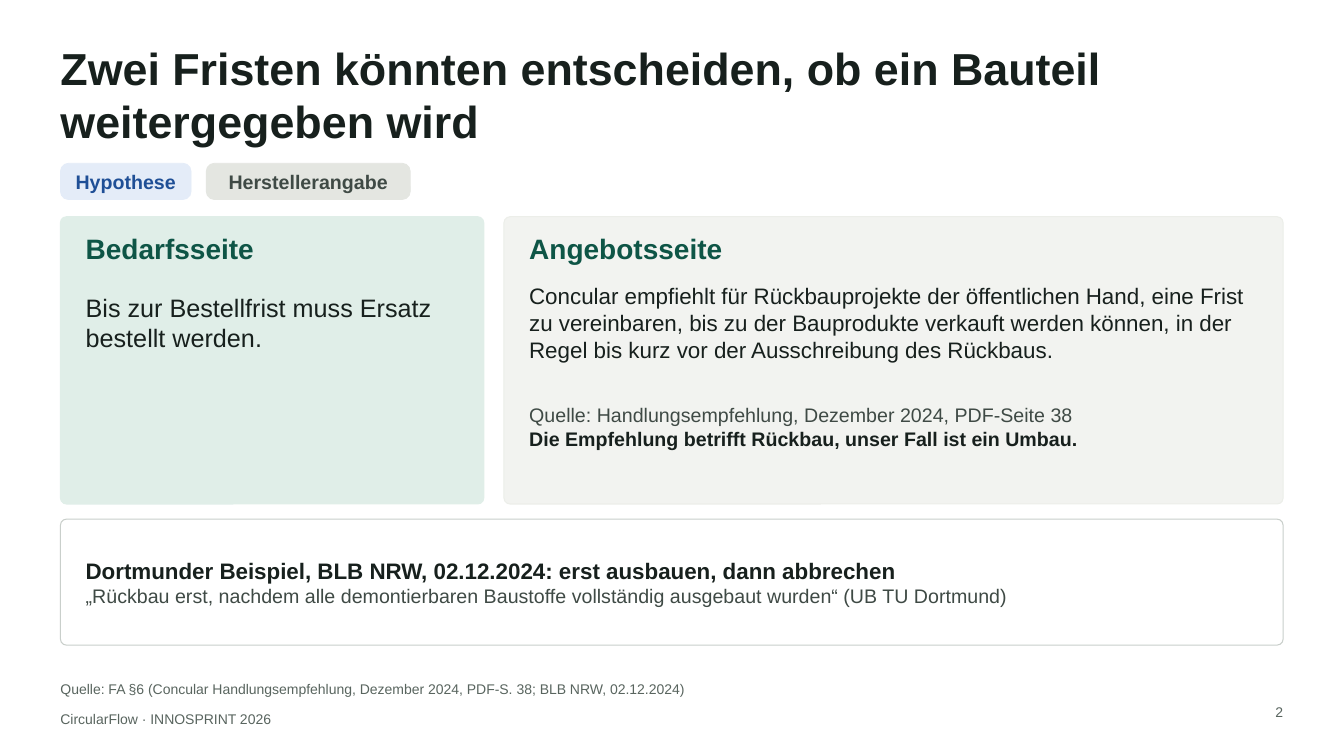
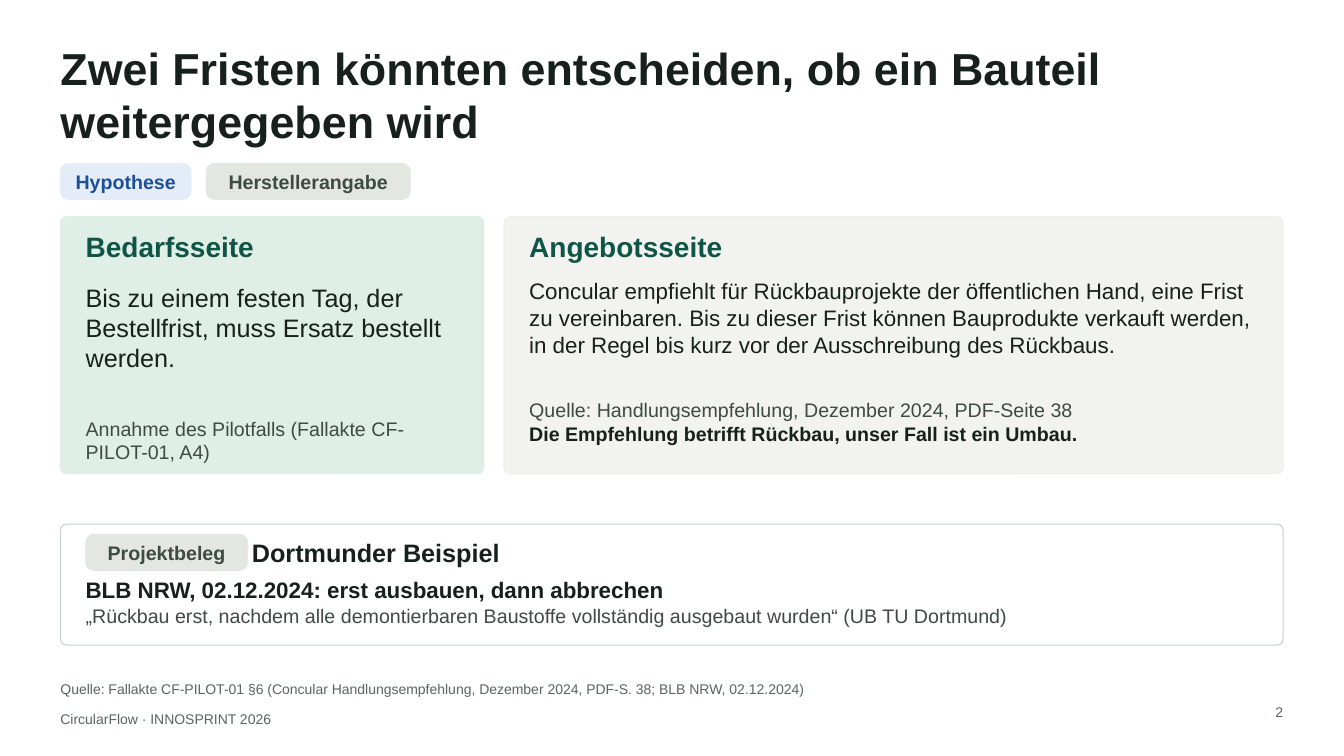
Before and after one commit to sammo3332/CircularFlow, a slide deck: slide 2 of pitch/innosprint-2026/ausgabe/weitere-fassungen/CircularFlow_INNOSPRINT2026_Fassung-C_Praxistest-Dortmund.pptx. Drawn at 1344x756 pixels with LibreOffice and Linux fonts; fonts in the diff are those of the drawing. Boxes give left, top, right and bottom in pixels: in the first picture for what was removed or moved away, otherwise in the second. Text is boxed around its words. In the diff, an @@ line names an element or a change of style, - is before the commit and + after.

```diff
--- a/pitch/innosprint-2026/ausgabe/weitere-fassungen/CircularFlow_INNOSPRINT2026_Fassung-C_Praxistest-Dortmund.pptx
+++ b/pitch/innosprint-2026/ausgabe/weitere-fassungen/CircularFlow_INNOSPRINT2026_Fassung-C_Praxistest-Dortmund.pptx
@@ rounded rectangle: place and size @@
-rounded rectangle at bbox=[60, 217, 484, 504]
+rounded rectangle at bbox=[60, 217, 484, 474]
@@ proportions changed in 3 elements at bbox=[60, 217, 484, 474], bbox=[60, 524, 1284, 645], bbox=[504, 217, 1284, 474] @@
@@ rounded rectangle: place and size @@
-rounded rectangle at bbox=[504, 217, 1284, 504]
+rounded rectangle at bbox=[504, 217, 1284, 474]
@@ text at bbox=[86, 288, 441, 368]: text changed @@
-Bis zur Bestellfrist muss Ersatz bestellt werden.
+Bis zu einem festen Tag, der Bestellfrist, muss Ersatz bestellt werden.
@@ text at bbox=[529, 282, 1250, 358]: text changed @@
-Concular empfiehlt für Rückbauprojekte der öffentlichen Hand, eine Frist zu vereinbaren, bis zu der Bauprodukte verkauft werden können, in der Regel bis kurz vor der Ausschreibung des Rückbaus.
+Concular empfiehlt für Rückbauprojekte der öffentlichen Hand, eine Frist zu vereinbaren. Bis zu dieser Frist können Bauprodukte verkauft werden, in der Regel bis kurz vor der Ausschreibung des Rückbaus.
@@ text "Quelle: Handlungsempfehlung, Dezember 2024, PDF-Seite ...": place and size @@
-text "Quelle: Handlungsempfehlung, Dezember 2024, PDF-Seite ..." at bbox=[529, 408, 1077, 450]
+text "Quelle: Handlungsempfehlung, Dezember 2024, PDF-Seite ..." at bbox=[529, 403, 1077, 445]
@@ text added at bbox=[86, 422, 404, 463], 14 pt, text #3F4A45 @@
+Annahme des Pilotfalls (Fallakte CF-PILOT-01, A4)
@@ rounded rectangle: place and size @@
-rounded rectangle at bbox=[60, 519, 1284, 645]
+rounded rectangle at bbox=[60, 524, 1284, 645]
@@ rounded rectangle added at bbox=[86, 534, 248, 571], fill #E4E6E1, outline #E4E6E1 0.5 pt, 14 pt, text #3F4A45, bold @@
+Projektbeleg
@@ text added at bbox=[252, 543, 500, 568], 18 pt, text #17201D, bold @@
+Dortmunder Beispiel
@@ text at bbox=[86, 581, 663, 602]: text changed @@
-Dortmunder Beispiel, BLB NRW, 02.12.2024: erst ausbauen, dann abbrechen
+BLB NRW, 02.12.2024: erst ausbauen, dann abbrechen
@@ text "BLB NRW, 02.12.2024: erst ausbauen, ...": place and size @@
-text "BLB NRW, 02.12.2024: erst ausbauen, ..." at bbox=[86, 562, 1007, 607]
+text "BLB NRW, 02.12.2024: erst ausbauen, ..." at bbox=[86, 581, 1007, 627]
@@ text "BLB NRW, 02.12.2024: erst ausbauen, ..." at bbox=[86, 581, 1007, 627]: vertical alignment middle to top @@
@@ text at bbox=[60, 684, 803, 697]: text changed @@
-Quelle: FA §6 (Concular Handlungsempfehlung, Dezember 2024, PDF-S. 38; BLB NRW, 02.12.2024)
+Quelle: Fallakte CF-PILOT-01 §6 (Concular Handlungsempfehlung, Dezember 2024, PDF-S. 38; BLB NRW, 02.12.2024)
```
Also in this commit, not shown: 14 other slides changed, 25 other files.
